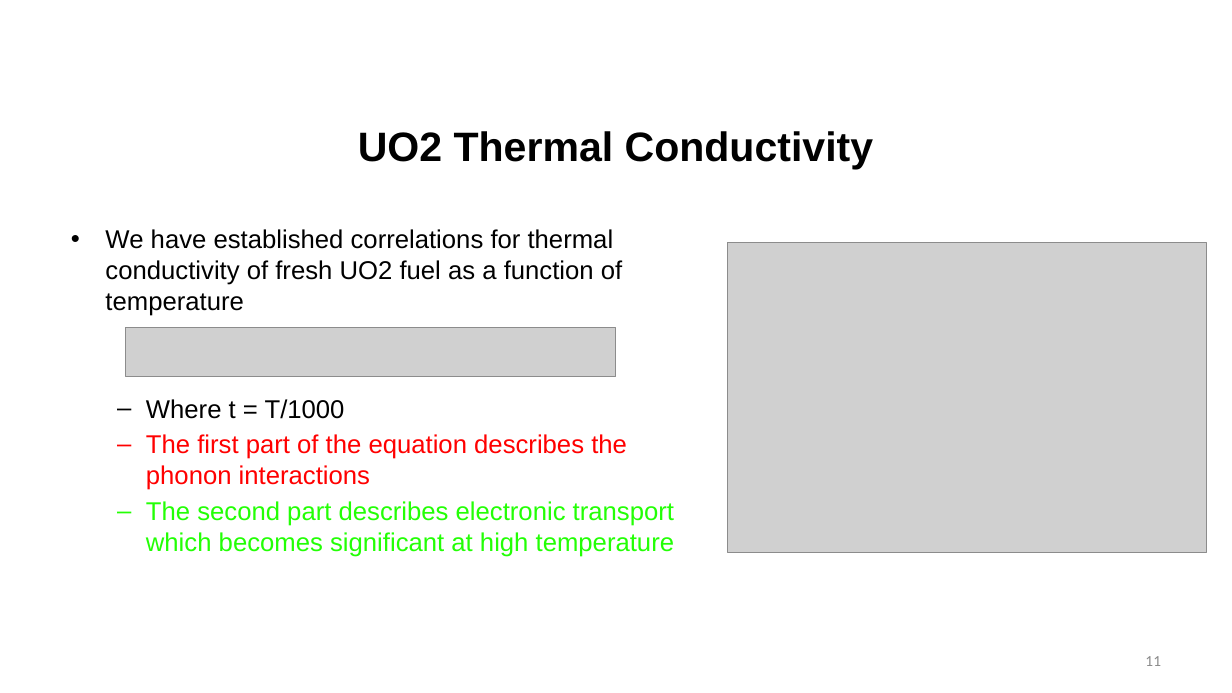
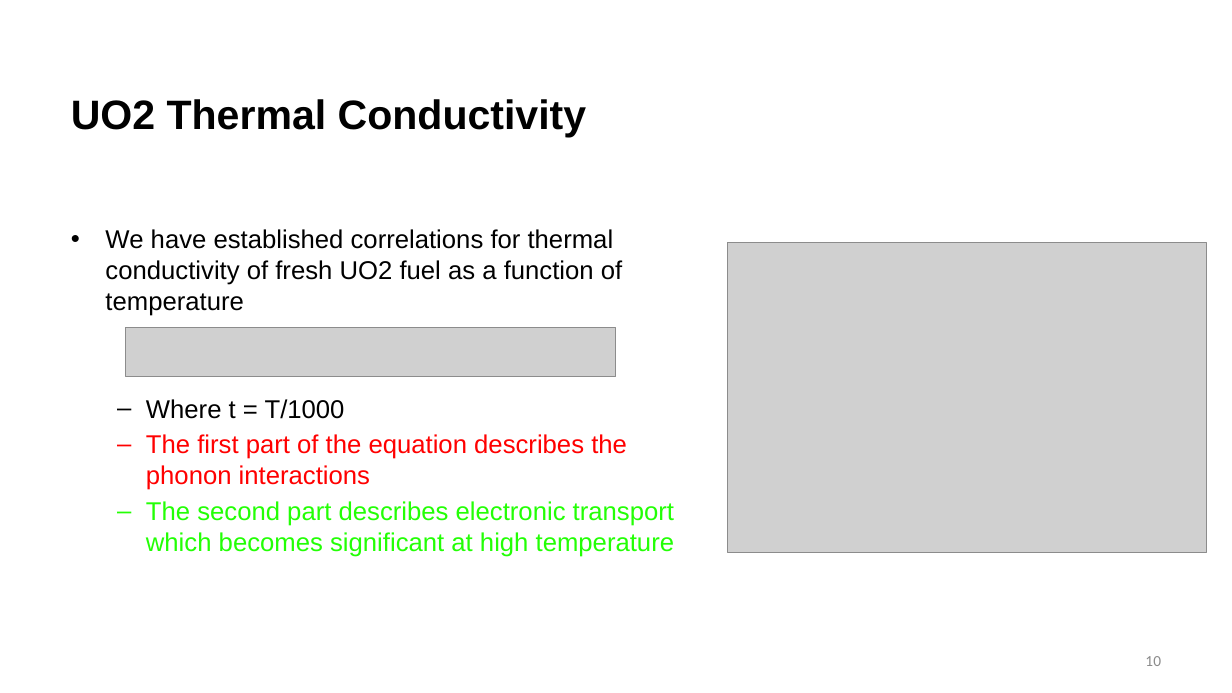
Before and after one commit to benbeeler/TEACHING, a slide deck: slide 10 of Nuclear_Fuel_Performance/NE533_Spring2026/Module3/Lec11_fuelchem.pptx (slide 11 before the commit). Drawn at 1232x693 pixels with LibreOffice and Linux fonts; fonts in the diff are those of the drawing; grey boxes stand for pictures; background and template pictures are left out. Boxes give left, top, right and bottom in pixels: in the first picture for what was removed or moved away, otherwise in the second. Text is boxed around its words. In the diff, an @@ line names an element or a change of style, - is before the commit and + after.

```diff
--- a/Nuclear_Fuel_Performance/NE533_Spring2026/Module3/Lec11_fuelchem.pptx
+++ b/Nuclear_Fuel_Performance/NE533_Spring2026/Module3/Lec11_fuelchem.pptx
@@ title "UO2 Thermal Conductivity": place and size @@
-title "UO2 Thermal Conductivity" at (358,131,874,169)
+title "UO2 Thermal Conductivity" at (71,99,587,138)
@@ title "UO2 Thermal Conductivity" at (71,99,587,138): alignment centre to left @@
@@ page number at (1145,656,1161,666): text changed @@
-11
+10
```
Also in this commit, not shown: 9 other slides changed, 16 slides removed, 6 other files.
